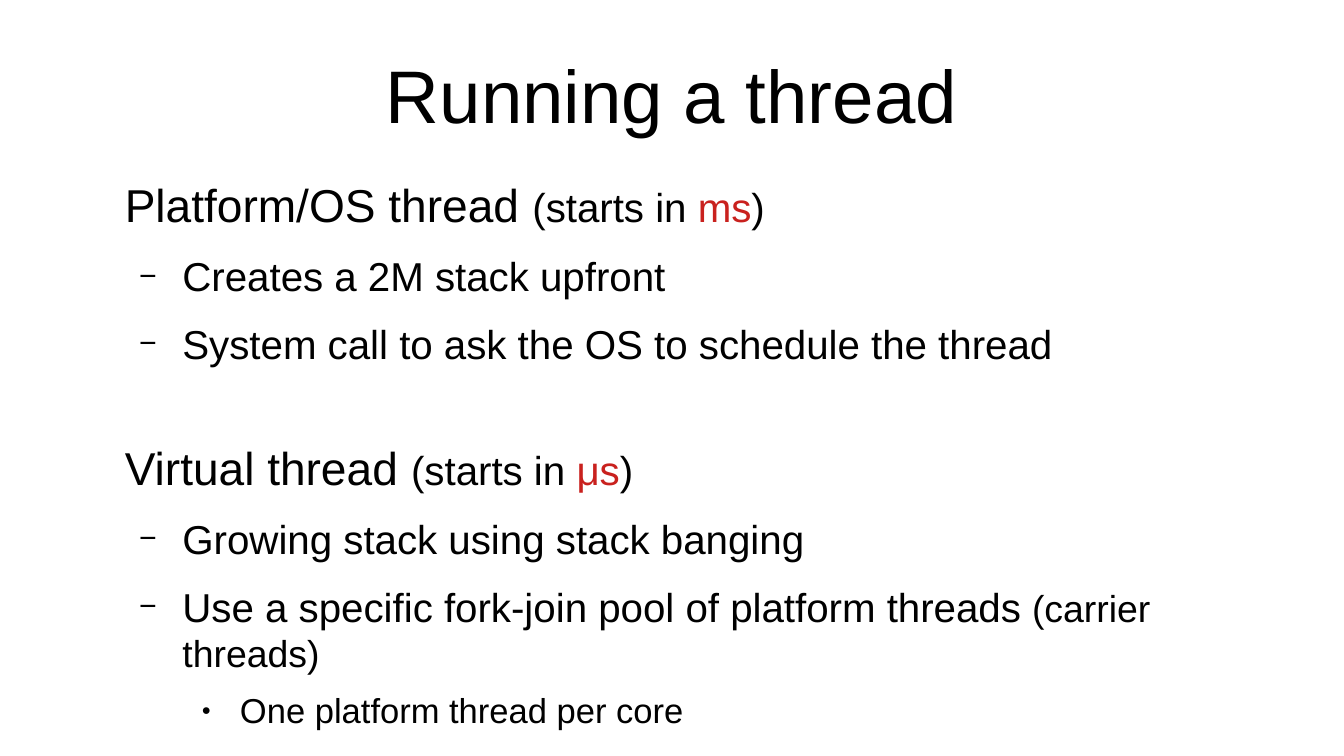
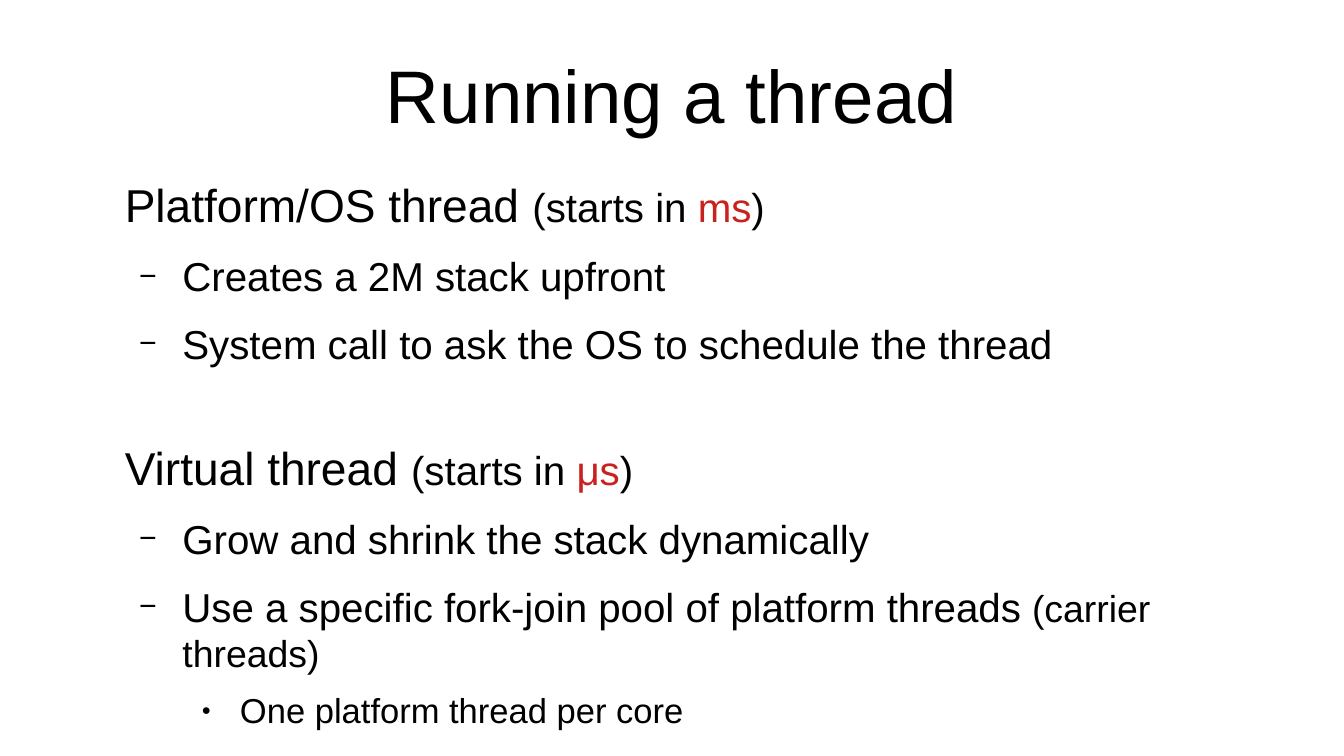
Before and after one commit to forax/loom-fiber, a slide deck: slide 21 of loom is looming.odp. Drawn at 1344x756 pixels with LibreOffice and Linux fonts; fonts in the diff are those of the drawing. Boxes give left, top, right and bottom in pixels: in the first picture for what was removed or moved away, otherwise in the second. Text is boxed around its words. In the diff, an @@ line names an element or a change of style, - is before the commit and + after.

```diff
--- a/loom is looming.odp
+++ b/loom is looming.odp
@@ text at <box>182,524,869,562</box>: text changed @@
-  − Growing stack using stack banging
+  − Grow and shrink the stack dynamically
```
Also in this commit, not shown: 10 other slides changed, 1 other file.
